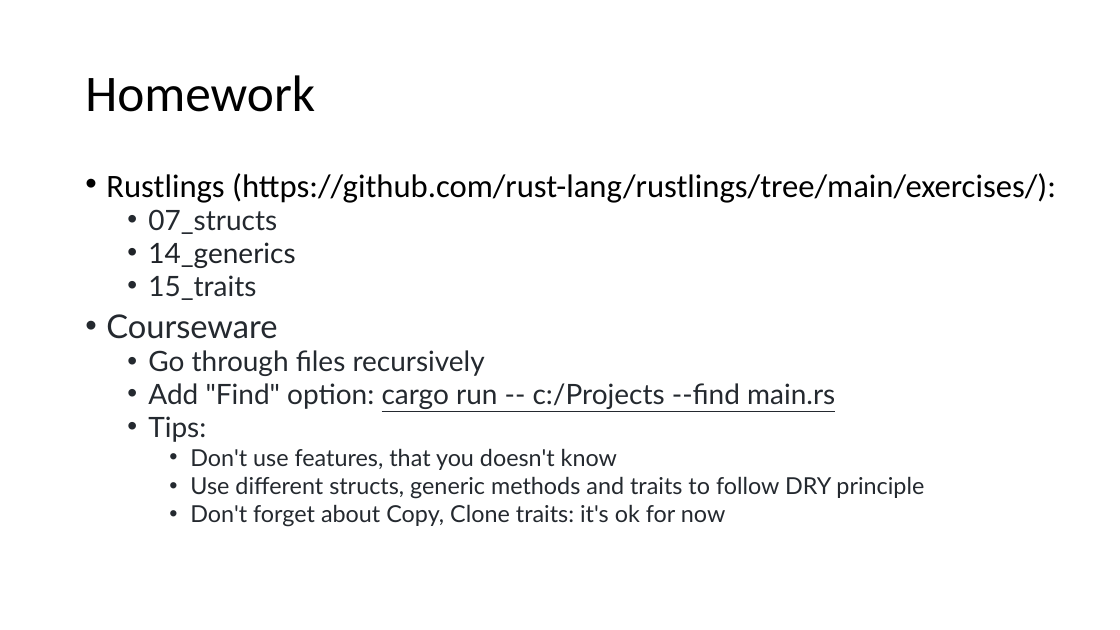
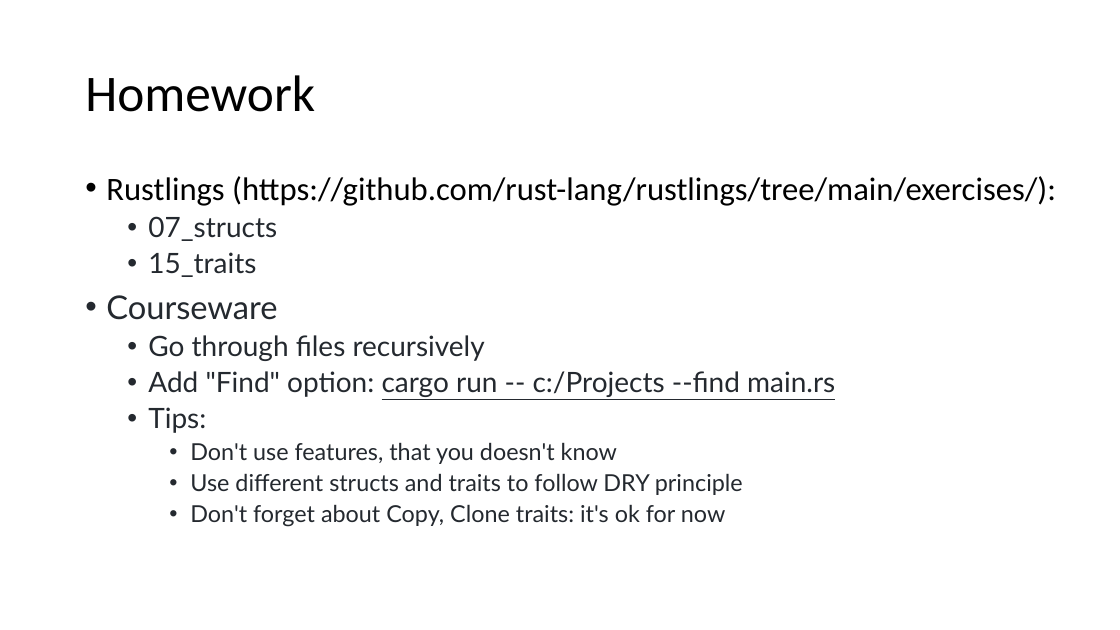
Before and after one commit to kugushev/course-rust-basics, a slide deck: slide 47 of pres/02-BuildingBlocks.pptx (slide 72 before the commit). Drawn at 1120x630 pixels with LibreOffice and Linux fonts; fonts in the diff are those of the drawing. Boxes give left, top, right and bottom in pixels: in the first picture for what was removed or moved away, otherwise in the second. Text is boxed around its words. In the diff, an @@ line names an element or a change of style, - is before the commit and + after.

```diff
--- a/pres/02-BuildingBlocks.pptx
+++ b/pres/02-BuildingBlocks.pptx
@@ text at <box>106,176,1056,527</box>: line spacing 0.8 to 0.9 @@
@@ text at <box>148,242,295,268</box>: paragraph removed @@
-  • 14_generics
@@ text at <box>190,473,743,495</box>: text changed @@
-    • Use different structs, generic methods and traits to follow DRY principle
+    • Use different structs and traits to follow DRY principle
```
Also in this commit, not shown: 1 other slide changed, 1 slide added, 26 slides removed, 1 other file.
